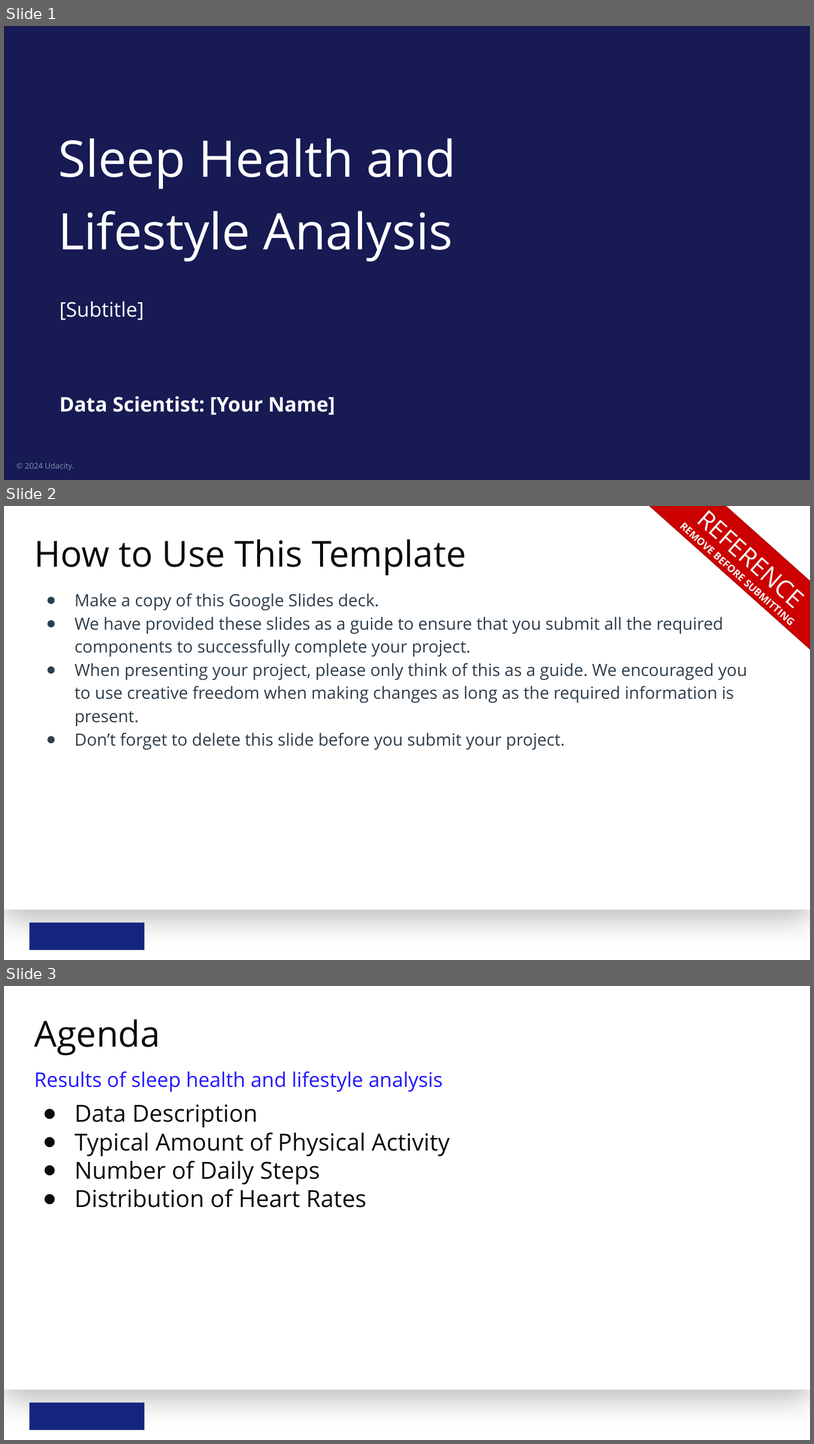
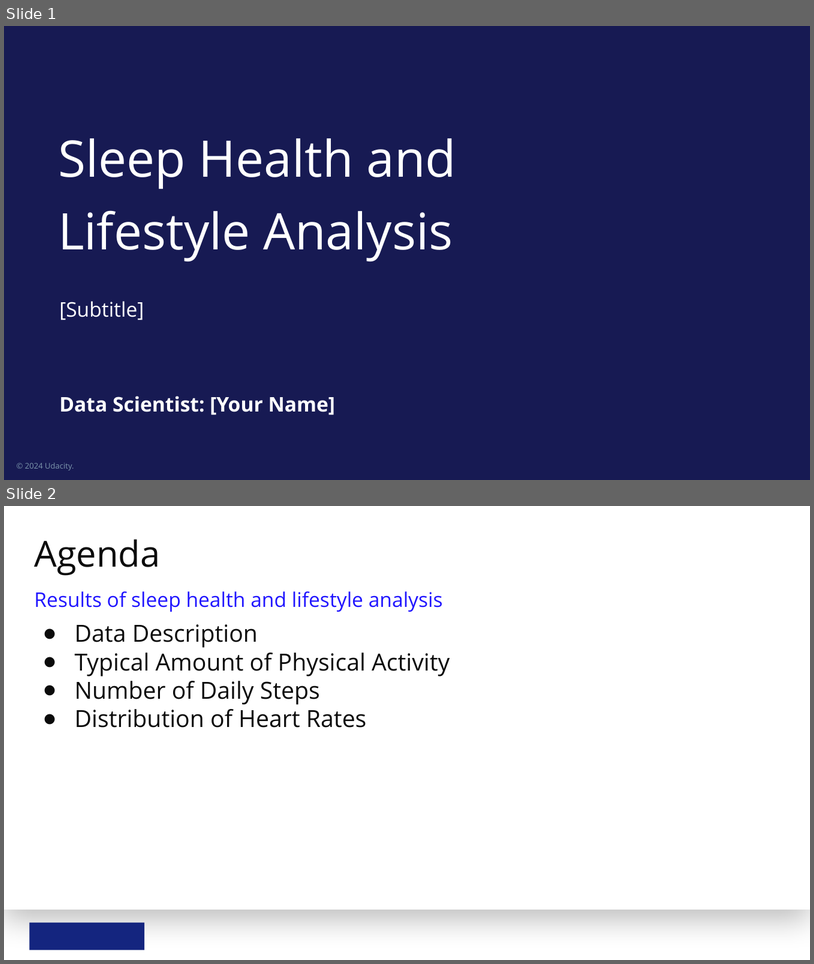
Before and after one commit to kinant/ud-stats-nd, a slide deck: PR01 - Describe Health and Sleep Quality Data/analyze-sleep-health-and-lifestyle.pptx. Shown one above the other, each under a label of ours: slides 1, 2 and 3 before the commit, slides 1 and 2 after it. The pictures are 814x1444 and 814x964 pixels, drawn with LibreOffice and Linux fonts; fonts in the diff are those of the drawing; background and template pictures are left out. Boxes give left, top, right and bottom in pixels: in the first picture for what was removed or moved away, otherwise in the second. Text is boxed around its words. In the diff, an @@ line names an element or a change of style, - is before the commit and + after.

```diff
--- a/PR01 - Describe Health and Sleep Quality Data/analyze-sleep-health-and-lifestyle.pptx
+++ b/PR01 - Describe Health and Sleep Quality Data/analyze-sleep-health-and-lifestyle.pptx
@@ slide 2 removed at bbox=[4, 506, 810, 960], background #FFFFFF; not listed: 2 template elements that a slide beside it also shows @@
@@ diag stripe removed at bbox=[650, 506, 810, 649] @@
@@ text removed at bbox=[676, 506, 810, 628] @@
-REFERENCE
-REMOVE BEFORE SUBMITTING
@@ title removed at bbox=[34, 539, 466, 576] @@
-How to Use This Template
@@ text removed at bbox=[75, 593, 747, 750] @@
-● Make a copy of this Google Slides deck.
-● We have provided these slides as a guide to ensure that you submit all the required components to successfully complete your project.
-● When presenting your project, please only think of this as a guide. We encouraged you to use creative freedom when making changes as long as the required information is present.
-● Don’t forget to delete this slide before you submit your project.
@@ what was slide 3 is now slide 2 @@
```
Also in this commit, not shown: 1 other file.
